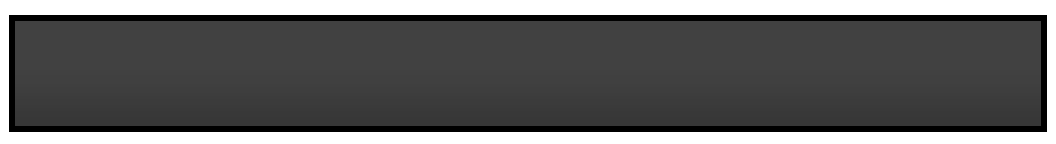
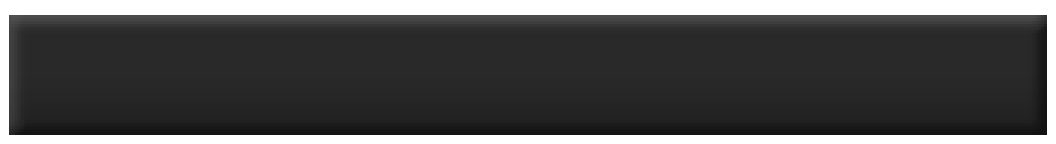
Layers edited between the first and the second w=1056, h=144 image:
added layer "Прямокутник 2" above "Прямокутник 1" over [9, 15, 1047, 135]
